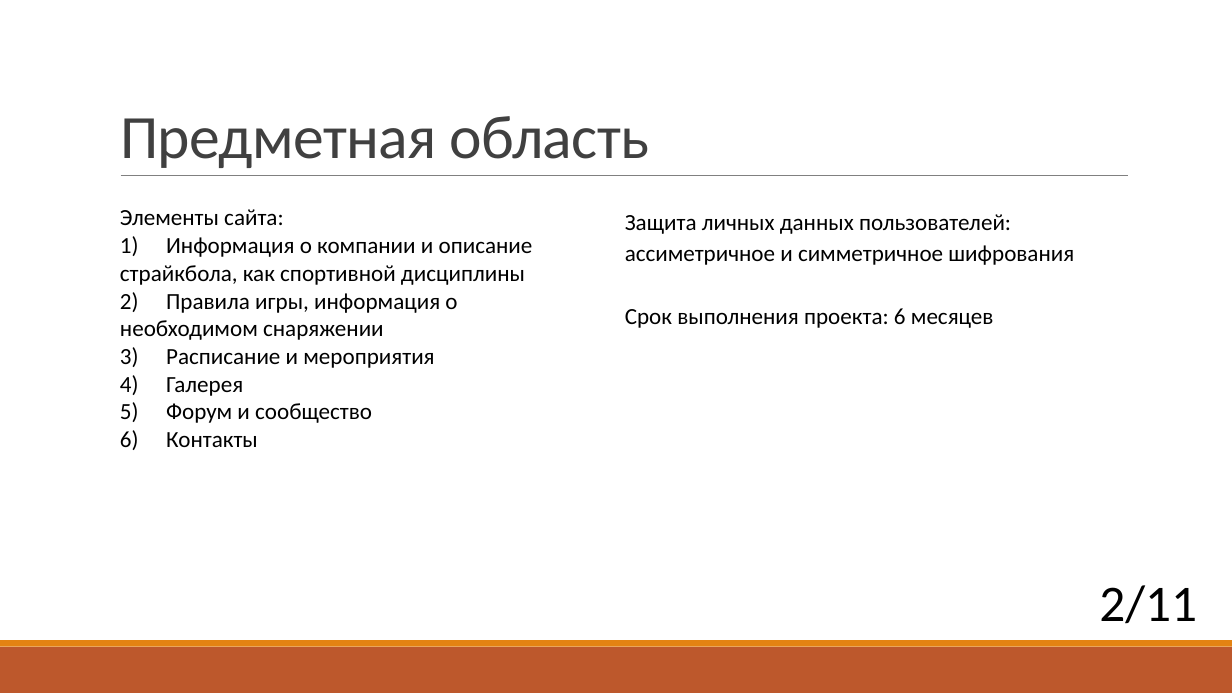
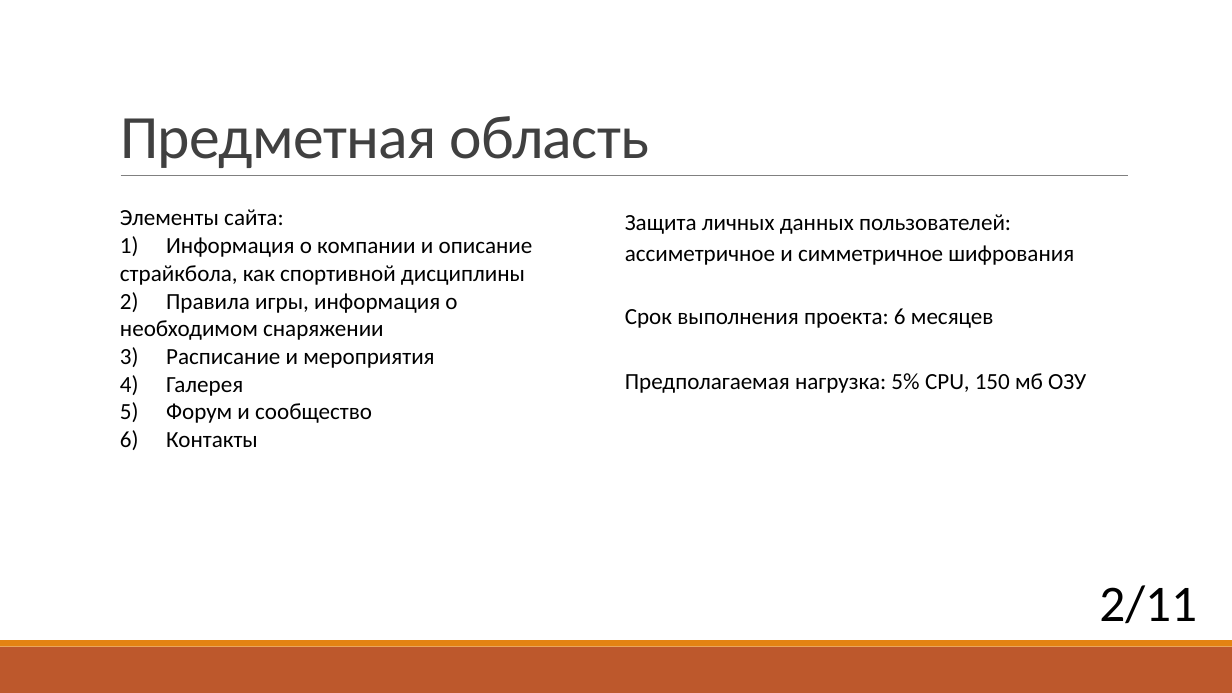
Before and after one commit to Strimchess/MDKEX, a slide deck: slide 2 of ADRENALINBATTLE.pptx. Drawn at 1232x693 pixels with LibreOffice and Linux fonts; fonts in the diff are those of the drawing. Boxes give left, top, right and bottom in pixels: in the first picture for what was removed or moved away, otherwise in the second. Text is boxed around its words. In the diff, an @@ line names an element or a change of style, - is before the commit and + after.

```diff
--- a/ADRENALINBATTLE.pptx
+++ b/ADRENALINBATTLE.pptx
@@ text added at (625, 373, 1086, 393), 18 pt, text #000000 @@
+Предполагаемая нагрузка: 5% CPU, 150 мб ОЗУ
```
